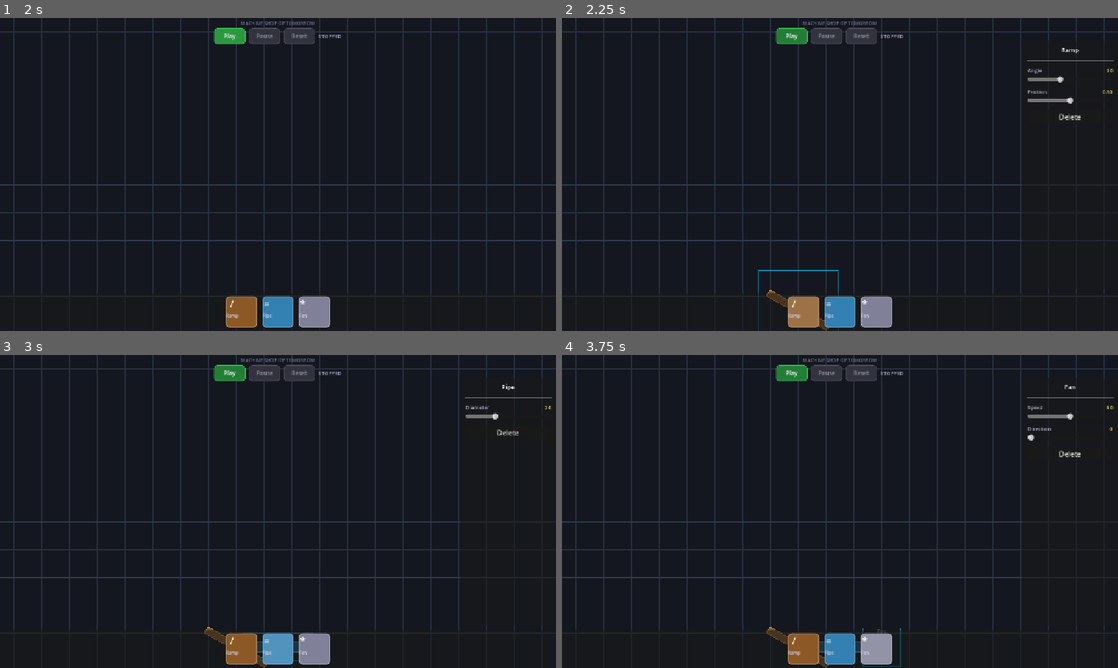
Above: before the commit, frames 1-4 (two rows, left to right).
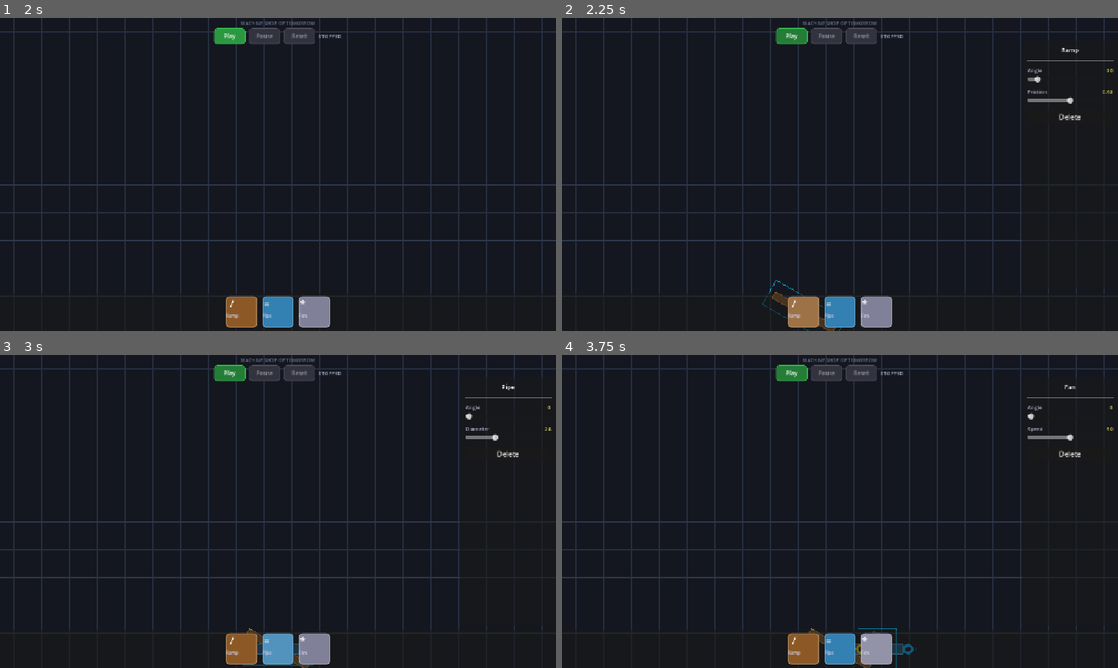
Above: after the commit, the same moments.

Repository: AreteDriver/arcade
Game: Godot game, scene res://src/scenes/main.tscn
The game is run twice, just before and just after one commit, with the same random seed, the same clock (stepped at 60 frames per second) and the same inputs.
Inputs (mouse positions are in pixels of both pictures, inside the frame that each line leads up to):
- Up to frame 1 (2 s): click "Play" at 0.5 s; click "Play" at 1.25 s
- Up to frame 2 (2.25 s): click (801, 312) at 2.02 s
- Up to frame 3 (3 s): click (278, 649) at 2.77 s
- Up to frame 4 (3.75 s): click (878, 649) at 3.52 s

Frame 1 is identical in both runs. In frame 2, 0.3% of the frame differs, in the area x 35-91%, y 18-100%; in frame 3, 0.7%; in frame 4, 0.8%, in the area x 36-100%, y 16-100%.

Commit message:
fix: component placement, rotation, and wire interaction
- Place components at canvas center instead of behind tray overlay
- Click-to-place mode: component follows cursor until clicked to drop
- Track mouse via _process during placement so UI layer doesn't block
- Add universal "angle" parameter (0-360) to all components via base class
- Ramp/Pipe/Fan all rotate via Node2D rotation (physics+visual+ports)
- Pipe ball spawning respects rotation via to_global/global_rotation
- Fan wind zone in local space, rotates with component automatically
- Enlarge port radius 8→12px and hit threshold 16→24px
- Remove duplicate signal connection (simulation_stopped)

Co-Authored-By: Claude Opus 4.6 <noreply@anthropic.com>

Diff:
--- a/project.godot
+++ b/project.godot
@@ -1,15 +1,23 @@
 ; Engine configuration file.
 ; It's best edited using the editor UI and not directly,
-; but it can be manually edited if needed.
+; since the parameters that go here are not all obvious.
+;
+; Format:
+;   [section] ; section goes between []
+;   param=value ; assign values to parameters
 
 config_version=5
+
+[animation]
+
+compatibility/default_parent_skeleton_in_mesh_instance_3d=true
 
 [application]
 
 config/name="Machine Shop of Tomorrow"
 config/description="Physics sandbox game where kids discover, fix, and invent fantastical machines."
 run/main_scene="res://src/scenes/main.tscn"
-config/features=PackedStringArray("4.3", "GL Compatibility")
+config/features=PackedStringArray("4.6", "GL Compatibility")
 
 [autoload]
 
@@ -26,13 +34,7 @@
 
 [input_devices]
 
-pointing/emulate_mouse_from_touch=true
 pointing/emulate_touch_from_mouse=true
-
-[physics]
-
-2d/default_gravity=980.0
-2d/default_gravity_vector=Vector2(0, 1)
 
 [rendering]
 
--- a/src/components/base/machine_component.gd
+++ b/src/components/base/machine_component.gd
@@ -123,6 +123,9 @@
 	var clamped: float = clampf(value, param["min"], param["max"])
 	if not is_equal_approx(param["value"], clamped):
 		param["value"] = clamped
+		# Auto-handle rotation for "angle" parameter
+		if param_name == "angle":
+			rotation = deg_to_rad(clamped)
 		parameter_changed.emit(param_name, clamped)
 		_on_parameter_changed(param_name, clamped)
 		queue_redraw()
@@ -221,7 +224,7 @@
 
 
 ## Find the nearest port to a world position within a threshold
-func get_port_at(world_pos: Vector2, threshold: float = 16.0) -> Port:
+func get_port_at(world_pos: Vector2, threshold: float = 24.0) -> Port:
 	var best_port: Port = null
 	var best_dist: float = threshold
 	for port in get_all_ports():
--- a/src/components/base/port.gd
+++ b/src/components/base/port.gd
@@ -21,7 +21,7 @@
 
 ## Visual state
 var hover: bool = false
-var port_radius: float = 8.0
+var port_radius: float = 12.0
 
 ## Color mapping for port types
 const TYPE_COLORS: Dictionary = {
--- a/src/components/tier1/fan.gd
+++ b/src/components/tier1/fan.gd
@@ -3,7 +3,9 @@
 
 ## Blows objects with wind force via Area2D.
 ## Self-powered in Phase 1 (works without energy input).
-## Input: Energy. Parameters: speed (0-100), direction (0-360).
+## Input: Energy. Parameters: angle (rotates fan), speed (wind force).
+## Rotate via the "angle" parameter (handled by base class Node2D rotation).
+## Wind always blows in the fan's facing direction (local X+).
 
 const FAN_SIZE: float = 48.0
 const WIND_RANGE: float = 200.0
@@ -11,7 +13,6 @@
 const BASE_FORCE: float = 300.0
 const FAN_COLOR := Color(0.5, 0.5, 0.6)
 const FAN_ACCENT := Color(0.9, 0.8, 0.2)
-const WIND_COLOR := Color(0.4, 0.7, 1.0, 0.15)
 
 var _body: StaticBody2D
 var _wind_area: Area2D
@@ -25,8 +26,8 @@
 
 
 func _setup_parameters() -> void:
+	register_parameter("angle", "Angle", 0.0, 0.0, 360.0, 5.0)
 	register_parameter("speed", "Speed", 50.0, 0.0, 100.0, 1.0)
-	register_parameter("direction", "Direction", 0.0, 0.0, 360.0, 5.0)
 
 	# Static body for the fan housing
 	_body = StaticBody2D.new()
@@ -37,18 +38,12 @@
 	body_col.shape = body_shape
 	_body.add_child(body_col)
 
-	# Wind area
+	# Wind area in local space — always points right (local X+)
+	# Node2D rotation handles the actual direction
 	_wind_area = Area2D.new()
 	_wind_area.collision_layer = 0
-	_wind_area.collision_mask = 1  # Detect physics objects on layer 1
+	_wind_area.collision_mask = 1
 	add_child(_wind_area)
-
-	_rebuild_wind_area()
-
-
-func _rebuild_wind_area() -> void:
-	if _wind_collision:
-		_wind_collision.queue_free()
 
 	var wind_shape := RectangleShape2D.new()
 	wind_shape.size = Vector2(WIND_RANGE, WIND_WIDTH)
@@ -56,21 +51,6 @@
 	_wind_collision.shape = wind_shape
 	_wind_collision.position = Vector2(WIND_RANGE / 2.0 + FAN_SIZE / 2.0, 0)
 	_wind_area.add_child(_wind_collision)
-
-	_apply_direction(get_parameter("direction"))
-
-
-func _on_parameter_changed(param_name: String, value: float) -> void:
-	match param_name:
-		"direction":
-			_apply_direction(value)
-		"speed":
-			pass  # Force magnitude computed dynamically
-
-
-func _apply_direction(degrees: float) -> void:
-	var rad: float = deg_to_rad(degrees)
-	_wind_area.rotation = rad
 
 
 func _on_input_received(_port: Port, _data: Variant) -> void:
@@ -88,15 +68,13 @@
 		_blade_angle -= 360.0
 	queue_redraw()
 
-	# Apply wind force to bodies in the area
-	var dir_rad: float = deg_to_rad(get_parameter("direction"))
-	var force_dir := Vector2.RIGHT.rotated(dir_rad)
+	# Wind blows in the fan's forward direction (local X+ → global via rotation)
+	var force_dir := Vector2.RIGHT.rotated(global_rotation)
 	var force_magnitude: float = BASE_FORCE * (speed / 100.0)
 
 	var bodies: Array[Node2D] = _wind_area.get_overlapping_bodies()
 	for body in bodies:
 		if body is RigidBody2D:
-			# Force falls off with distance
 			var dist: float = body.global_position.distance_to(global_position)
 			var falloff: float = 1.0 - clampf(dist / (WIND_RANGE + FAN_SIZE), 0.0, 1.0)
 			body.apply_central_force(force_dir * force_magnitude * falloff)
@@ -112,7 +90,7 @@
 func _draw_component() -> void:
 	var half := FAN_SIZE / 2.0
 
-	# Housing
+	# Housing — draw flat, Node2D rotation handles angle
 	draw_rect(Rect2(-half, -half, FAN_SIZE, FAN_SIZE), FAN_COLOR.darkened(0.3), true)
 	draw_rect(Rect2(-half, -half, FAN_SIZE, FAN_SIZE), FAN_COLOR, false, 2.0)
 
@@ -140,16 +118,15 @@
 
 	# Wind zone indicator (when active)
 	if current_state == State.ACTIVE:
-		var dir_rad: float = deg_to_rad(get_parameter("direction"))
 		var speed_norm: float = get_parameter("speed") / 100.0
 		var wind_alpha: float = 0.05 + speed_norm * 0.12
 
-		# Draw wind lines
+		# Wind lines always point right (local space), Node2D rotation handles direction
 		for i in range(5):
 			var offset_y: float = lerpf(-WIND_WIDTH / 2.0 + 10, WIND_WIDTH / 2.0 - 10, float(i) / 4.0)
-			var start := Vector2(half + 8, offset_y).rotated(dir_rad)
-			var end := Vector2(half + 8 + WIND_RANGE * speed_norm * 0.6, offset_y).rotated(dir_rad)
-			draw_line(start, end, Color(WIND_COLOR.r, WIND_COLOR.g, WIND_COLOR.b, wind_alpha), 1.5)
+			var start := Vector2(half + 8, offset_y)
+			var end := Vector2(half + 8 + WIND_RANGE * speed_norm * 0.6, offset_y)
+			draw_line(start, end, Color(0.4, 0.7, 1.0, wind_alpha), 1.5)
 
 	# Label
 	draw_string(ThemeDB.fallback_font, Vector2(-10, -half - 8),
@@ -158,7 +135,7 @@
 
 func _get_bounds() -> Rect2:
 	var half := FAN_SIZE / 2.0
-	return Rect2(-half - 16, -half - 16, FAN_SIZE + 32, FAN_SIZE + 32)
+	return Rect2(-half - 16, -half - 20, FAN_SIZE + 32, FAN_SIZE + 40)
 
 
 func _get_component_type() -> String:
--- a/src/components/tier1/pipe.gd
+++ b/src/components/tier1/pipe.gd
@@ -2,7 +2,8 @@
 extends MachineComponent
 
 ## Tube that carries flow. Spawns RigidBody2D balls during simulation.
-## Input: Flow, Output: Flow. Parameter: diameter (affects flow speed).
+## Input: Flow, Output: Flow. Parameters: angle, diameter.
+## Rotate via the "angle" parameter (handled by base class Node2D rotation).
 
 const PIPE_LENGTH: float = 120.0
 const PIPE_COLOR := Color(0.2, 0.5, 0.7)
@@ -11,7 +12,6 @@
 const MAX_BALLS: int = 20
 
 var _body: StaticBody2D
-var _collision: CollisionShape2D
 var _spawn_timer: float = 0.0
 var _balls: Array[RigidBody2D] = []
 var _receiving_flow: bool = false
@@ -23,12 +23,11 @@
 
 
 func _setup_parameters() -> void:
+	register_parameter("angle", "Angle", 0.0, 0.0, 360.0, 5.0)
 	register_parameter("diameter", "Diameter", 24.0, 12.0, 48.0, 2.0)
 
-	# Create the pipe body (hollow tube represented as top/bottom walls)
 	_body = StaticBody2D.new()
 	add_child(_body)
-
 	_rebuild_collision()
 
 
@@ -68,7 +67,6 @@
 
 
 func _process_component(delta: float) -> void:
-	# Self-spawn for Phase 1 (even without flow input, spawn balls for testing)
 	_spawn_timer += delta
 	var spawn_interval: float = 1.5 - (get_parameter("diameter") - 12.0) / 48.0
 	spawn_interval = maxf(spawn_interval, 0.4)
@@ -77,10 +75,7 @@
 		_spawn_timer = 0.0
 		_spawn_ball()
 
-	# Forward flow to connected output
 	send_output("flow_out", {"flow_rate": get_parameter("diameter") / 24.0})
-
-	# Clean up off-screen balls
 	_cleanup_balls()
 
 
@@ -99,19 +94,17 @@
 	col.shape = shape
 	ball.add_child(col)
 
-	# Visual (drawn via script)
 	var visual := BallVisual.new()
 	visual.radius = BALL_RADIUS
 	ball.add_child(visual)
 
-	# Spawn at input end of pipe
-	ball.global_position = global_position + Vector2(-PIPE_LENGTH / 2.0, 0)
+	# Spawn at input end, respecting component rotation
+	ball.global_position = to_global(Vector2(-PIPE_LENGTH / 2.0, 0))
 
-	# Give initial velocity through the pipe
+	# Initial velocity through the pipe, respecting rotation
 	var speed: float = 60.0 + get_parameter("diameter") * 2.0
-	ball.linear_velocity = Vector2(speed, 0)
+	ball.linear_velocity = Vector2(speed, 0).rotated(global_rotation)
 
-	# Add to the scene tree at canvas level
 	var canvas: Node = get_parent()
 	if canvas:
 		canvas.add_child(ball)
@@ -119,13 +112,11 @@
 
 
 func _cleanup_balls() -> void:
-	var to_remove: Array[int] = []
 	for i in range(_balls.size() - 1, -1, -1):
 		var ball: RigidBody2D = _balls[i]
 		if not is_instance_valid(ball):
 			_balls.remove_at(i)
 			continue
-		# Remove if too far from pipe
 		if ball.global_position.distance_to(global_position) > 800.0:
 			ball.queue_free()
 			_balls.remove_at(i)
@@ -146,11 +137,11 @@
 	var half_d: float = diameter / 2.0
 	var half_l: float = PIPE_LENGTH / 2.0
 
-	# Pipe body (filled rectangle)
+	# Draw flat — Node2D rotation handles the angle
 	var pipe_rect := Rect2(-half_l, -half_d, PIPE_LENGTH, diameter)
 	draw_rect(pipe_rect, PIPE_COLOR.darkened(0.3), true)
 
-	# Pipe walls
+	# Walls
 	draw_line(Vector2(-half_l, -half_d), Vector2(half_l, -half_d), PIPE_OUTLINE, 3.0)
 	draw_line(Vector2(-half_l, half_d), Vector2(half_l, half_d), PIPE_OUTLINE, 3.0)
 
@@ -158,7 +149,7 @@
 	draw_line(Vector2(-half_l, -half_d), Vector2(-half_l, half_d), PIPE_OUTLINE, 2.0)
 	draw_line(Vector2(half_l, -half_d), Vector2(half_l, half_d), PIPE_OUTLINE, 2.0)
 
-	# Flow indicator lines inside pipe
+	# Flow indicator lines when active
 	if current_state == State.ACTIVE:
 		var flow_color := PIPE_OUTLINE.lightened(0.2)
 		flow_color.a = 0.4
@@ -174,21 +165,17 @@
 
 func _get_bounds() -> Rect2:
 	var half_d: float = get_parameter("diameter") / 2.0
-	return Rect2(-PIPE_LENGTH / 2.0 - 16, -half_d - 16, PIPE_LENGTH + 32, half_d * 2 + 32)
+	return Rect2(-PIPE_LENGTH / 2.0 - 16, -half_d - 20, PIPE_LENGTH + 32, half_d * 2 + 40)
 
 
 func _get_component_type() -> String:
 	return "pipe"
 
 
-## Inner class for ball visual
-class BallVisual:
-	extends Node2D
-
+class BallVisual extends Node2D:
 	var radius: float = 6.0
 
 	func _draw() -> void:
 		draw_circle(Vector2.ZERO, radius, Color(0.3, 0.75, 1.0, 0.9))
 		draw_arc(Vector2.ZERO, radius, 0, TAU, 16, Color(0.5, 0.85, 1.0), 1.5)
-		# Highlight
 		draw_circle(Vector2(-radius * 0.3, -radius * 0.3), radius * 0.25, Color(0.7, 0.9, 1.0, 0.6))
--- a/src/components/tier1/ramp.gd
+++ b/src/components/tier1/ramp.gd
@@ -3,6 +3,7 @@
 
 ## Angled surface. Objects roll/slide down based on angle and friction.
 ## No ports — pure physics interaction.
+## Rotate via the "angle" parameter (handled by base class Node2D rotation).
 
 var _body: StaticBody2D
 var _collision: CollisionShape2D
@@ -16,12 +17,11 @@
 
 
 func _setup_ports() -> void:
-	# Ramp has no ports — pure physics object
 	pass
 
 
 func _setup_parameters() -> void:
-	register_parameter("angle", "Angle", 30.0, 0.0, 80.0, 1.0)
+	register_parameter("angle", "Angle", 30.0, 0.0, 360.0, 5.0)
 	register_parameter("friction", "Friction", 0.5, 0.0, 1.0, 0.05)
 
 	_physics_material = PhysicsMaterial.new()
@@ -38,64 +38,39 @@
 	_collision.shape = _shape
 	_body.add_child(_collision)
 
-	_apply_angle(30.0)
+	# Apply initial angle via base class (sets Node2D rotation)
+	rotation = deg_to_rad(30.0)
 
 
 func _on_parameter_changed(param_name: String, value: float) -> void:
-	match param_name:
-		"angle":
-			_apply_angle(value)
-		"friction":
-			_physics_material.friction = value
-
-
-func _apply_angle(degrees: float) -> void:
-	_body.rotation = deg_to_rad(degrees)
+	if param_name == "friction":
+		_physics_material.friction = value
 
 
 func _draw_component() -> void:
-	var angle_rad: float = deg_to_rad(get_parameter("angle"))
-
-	# Draw the ramp body rotated
 	var half_w: float = RAMP_WIDTH / 2.0
 	var half_h: float = RAMP_HEIGHT / 2.0
 
-	var corners: PackedVector2Array = [
-		Vector2(-half_w, -half_h),
-		Vector2(half_w, -half_h),
-		Vector2(half_w, half_h),
-		Vector2(-half_w, half_h),
-	]
-
-	# Rotate corners
-	var rotated: PackedVector2Array = []
-	for corner in corners:
-		rotated.append(corner.rotated(angle_rad))
-
-	draw_colored_polygon(rotated, RAMP_COLOR)
-
-	# Outline
-	for i in range(rotated.size()):
-		var next: int = (i + 1) % rotated.size()
-		draw_line(rotated[i], rotated[next], RAMP_OUTLINE, 2.0)
+	# Draw flat — Node2D rotation handles the angle
+	var rect := Rect2(-half_w, -half_h, RAMP_WIDTH, RAMP_HEIGHT)
+	draw_rect(rect, RAMP_COLOR, true)
+	draw_rect(rect, RAMP_OUTLINE, false, 2.0)
 
 	# Surface grip lines
 	var grip_count: int = 6
 	for i in range(grip_count):
 		var t: float = float(i + 1) / float(grip_count + 1)
 		var x: float = lerpf(-half_w, half_w, t)
-		var p1 := Vector2(x, -half_h + 2).rotated(angle_rad)
-		var p2 := Vector2(x, half_h - 2).rotated(angle_rad)
-		draw_line(p1, p2, RAMP_OUTLINE.darkened(0.2), 1.0)
+		draw_line(Vector2(x, -half_h + 2), Vector2(x, half_h - 2), RAMP_OUTLINE.darkened(0.2), 1.0)
 
 	# Label
-	draw_string(ThemeDB.fallback_font, Vector2(-16, -RAMP_HEIGHT - 8),
+	draw_string(ThemeDB.fallback_font, Vector2(-16, -half_h - 8),
 		"Ramp", HORIZONTAL_ALIGNMENT_LEFT, -1, 10, Color(0.6, 0.6, 0.7))
 
 
 func _get_bounds() -> Rect2:
-	return Rect2(-RAMP_WIDTH / 2.0 - 8, -RAMP_WIDTH / 2.0 - 8,
-		RAMP_WIDTH + 16, RAMP_WIDTH + 16)
+	return Rect2(-RAMP_WIDTH / 2.0 - 8, -RAMP_HEIGHT / 2.0 - 20,
+		RAMP_WIDTH + 16, RAMP_HEIGHT + 40)
 
 
 func _get_component_type() -> String:
--- a/src/scenes/machine_canvas.gd
+++ b/src/scenes/machine_canvas.gd
@@ -43,8 +43,13 @@
 var _component_counter: int = 0
 
 
+## Whether we're in click-to-place mode (component follows cursor, click to drop)
+var _placing_from_tray: bool = false
+
+
 func _ready() -> void:
 	SimulationManager.set_graph(graph)
+	SimulationManager.simulation_started.connect(_on_simulation_started)
 	SimulationManager.simulation_stopped.connect(_on_simulation_stopped)
 
 
@@ -69,17 +74,20 @@
 	return component
 
 
-## Start placing a component (drag from tray)
+## Start placing a component from tray click.
+## Places at canvas center, enters click-to-place mode (follows cursor until clicked).
 func start_placing(type_name: String) -> void:
 	if SimulationManager.is_playing():
 		return
 
-	var mouse_pos: Vector2 = _get_world_mouse()
-	var component := place_component(type_name, mouse_pos)
+	# Place at the center of the visible canvas area (camera position)
+	var center_pos: Vector2 = camera.get_screen_center_position()
+	var component := place_component(type_name, center_pos)
 	if component:
 		_mode = InteractionMode.DRAGGING_COMPONENT
 		_dragging_component = component
 		_drag_offset = Vector2.ZERO
+		_placing_from_tray = true
 		select_component(component)
 
 
@@ -111,6 +119,12 @@
 		_selected_component.set_selected(false)
 		_selected_component = null
 		component_deselected.emit()
+
+
+func _process(_delta: float) -> void:
+	# During tray placement, track mouse every frame so UI overlay doesn't block it
+	if _placing_from_tray and _dragging_component:
+		_dragging_component.position = _get_world_mouse()
 
 
 func _unhandled_input(event: InputEvent) -> void:
@@ -151,6 +165,17 @@
 
 func _on_left_press(world_pos: Vector2) -> void:
 	if SimulationManager.is_playing():
+		return
+
+	# If placing from tray, finalize placement on click
+	if _placing_from_tray and _dragging_component:
+		if snap_enabled:
+			_dragging_component.position = _snap_to_grid(world_pos)
+		else:
+			_dragging_component.position = world_pos
+		_dragging_component = null
+		_placing_from_tray = false
+		_mode = InteractionMode.NONE
 		return
 
 	# Check if clicking on a port first
@@ -324,7 +349,7 @@
 
 
 ## Find port at world position
-func _find_port_at(world_pos: Vector2, threshold: float = 16.0) -> Port:
+func _find_port_at(world_pos: Vector2, threshold: float = 24.0) -> Port:
 	var best_port: Port = null
 	var best_dist: float = threshold
 
--- a/src/scenes/main.gd
+++ b/src/scenes/main.gd
@@ -19,9 +19,6 @@
 	canvas.component_deselected.connect(_on_canvas_component_deselected)
 	param_panel.delete_requested.connect(_on_delete_requested)
 
-	# Connect simulation signals to canvas
-	SimulationManager.simulation_started.connect(canvas._on_simulation_started)
-	SimulationManager.simulation_stopped.connect(canvas._on_simulation_stopped)
 
 
 func _on_tray_component_selected(type_name: String) -> void:
Not shown, added: src/components/base/machine_component.gd.uid
Not shown, added: src/components/base/port.gd.uid
Not shown, added: src/components/base/wire.gd.uid
Not shown, added: src/components/tier1/fan.gd.uid
Not shown, added: src/components/tier1/pipe.gd.uid
Not shown, added: src/components/tier1/ramp.gd.uid
Not shown, added: src/scenes/grid.gd.uid
Not shown, added: src/scenes/machine_canvas.gd.uid
Not shown, added: src/scenes/main.gd.uid
Not shown, added: src/systems/component_graph.gd.uid
Not shown, added: src/systems/component_registry.gd.uid
Not shown, added: src/systems/simulation_manager.gd.uid
(and 3 more such lines)
